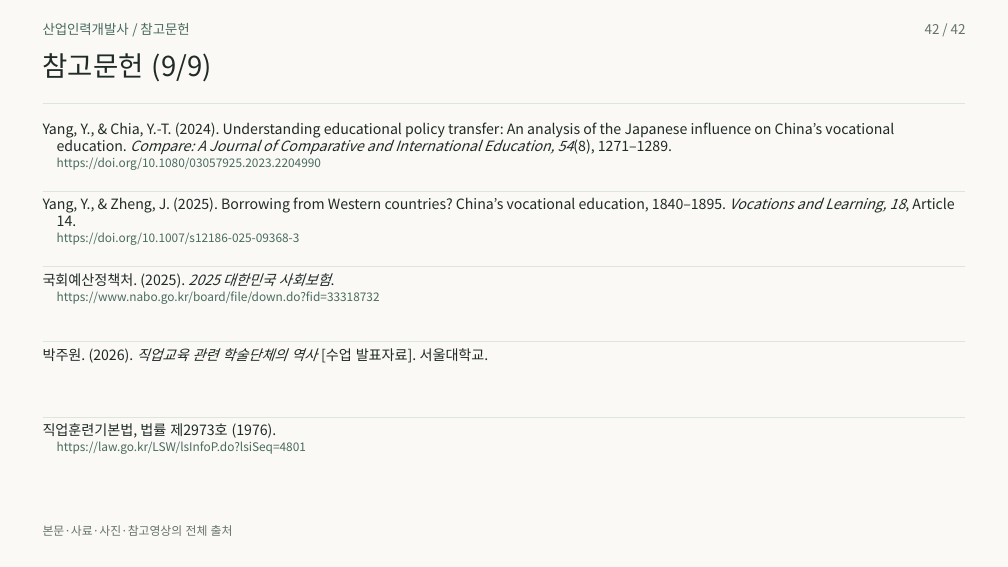
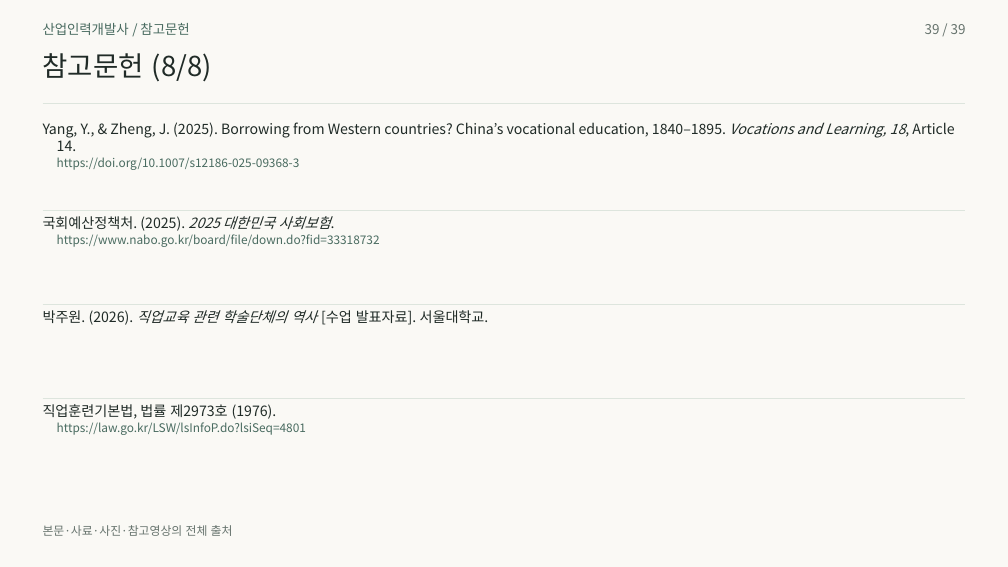
Before and after one commit to 01Chungee10/vet-history-rehearsal, a slide deck: slide 39 of au-cn-2026/presentation.pptx (slide 42 before the commit). Drawn at 1008x567 pixels with LibreOffice and Linux fonts; fonts in the diff are those of the drawing. Boxes give left, top, right and bottom in pixels: in the first picture for what was removed or moved away, otherwise in the second. Text is boxed around its words. In the diff, an @@ line names an element or a change of style, - is before the commit and + after.

```diff
--- a/au-cn-2026/presentation.pptx
+++ b/au-cn-2026/presentation.pptx
@@ text at (x1=925, y1=24, x2=966, y2=34): text changed @@
-42 / 42
+39 / 39
@@ text at (x1=43, y1=53, x2=212, y2=82): text changed @@
-참고문헌 (9/9)
+참고문헌 (8/8)
@@ text removed at (x1=43, y1=122, x2=894, y2=138) @@
-Yang, Y., & Chia, Y.-T. (2024). Understanding educational policy transfer: An analysis of the Japanese influence on China’s vocational
@@ 3 texts moved together from (x1=43, y1=197, x2=954, y2=245) to (x1=43, y1=122, x2=954, y2=170) @@
@@ text removed at (x1=57, y1=136, x2=672, y2=155) @@
-education. Compare: A Journal of Comparative and International Education, 54(8), 1271–1289.
@@ text removed at (x1=57, y1=157, x2=321, y2=170) @@
-https://doi.org/10.1080/03057925.2023.2204990
@@ text "국회예산정책처. (2025). 2025 대한민국 사회보험." moved from (x1=43, y1=273, x2=331, y2=288) to (x1=43, y1=216, x2=331, y2=231) @@
@@ line moved from (42, 192) - (966, 192) to (42, 210) - (966, 210) @@
@@ text "https://www.nabo.go.kr/board/file/down.do?fid=33318732" moved from (x1=57, y1=291, x2=380, y2=304) to (x1=57, y1=234, x2=380, y2=247) @@
@@ line removed from (42, 267) to (966, 267) @@
@@ text "박주원. (2026). 직업교육 관련 학술단체의 ..." moved from (x1=43, y1=348, x2=489, y2=363) to (x1=43, y1=310, x2=489, y2=325) @@
@@ line moved from (42, 342) - (966, 342) to (42, 305) - (966, 305) @@
@@ 2 texts, 1 line moved together from (x1=42, y1=417, x2=966, y2=454) to (x1=42, y1=399, x2=966, y2=435) @@
```
Also in this commit, not shown: 38 other slides changed, 3 slides removed, 46 other files.
